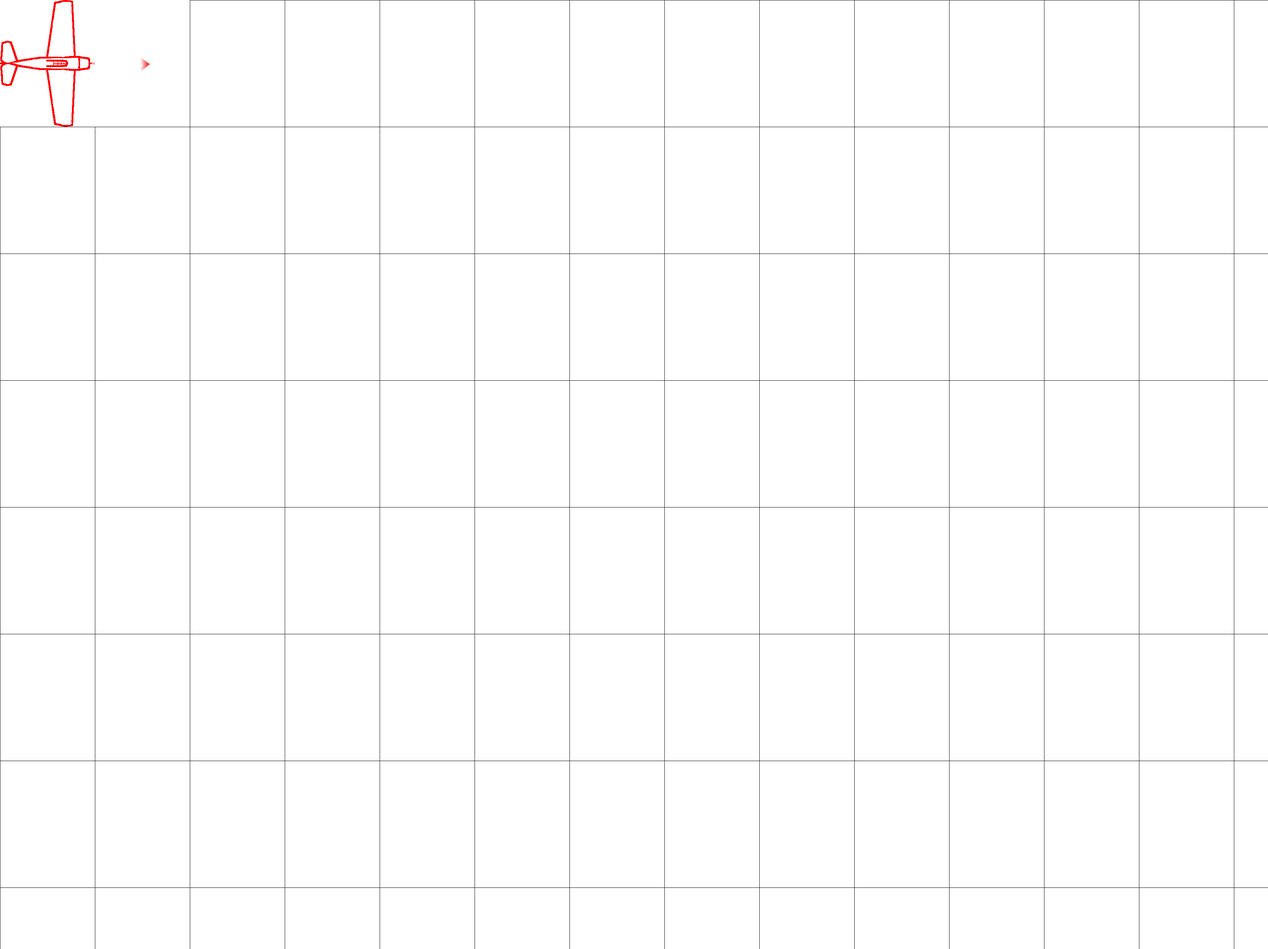
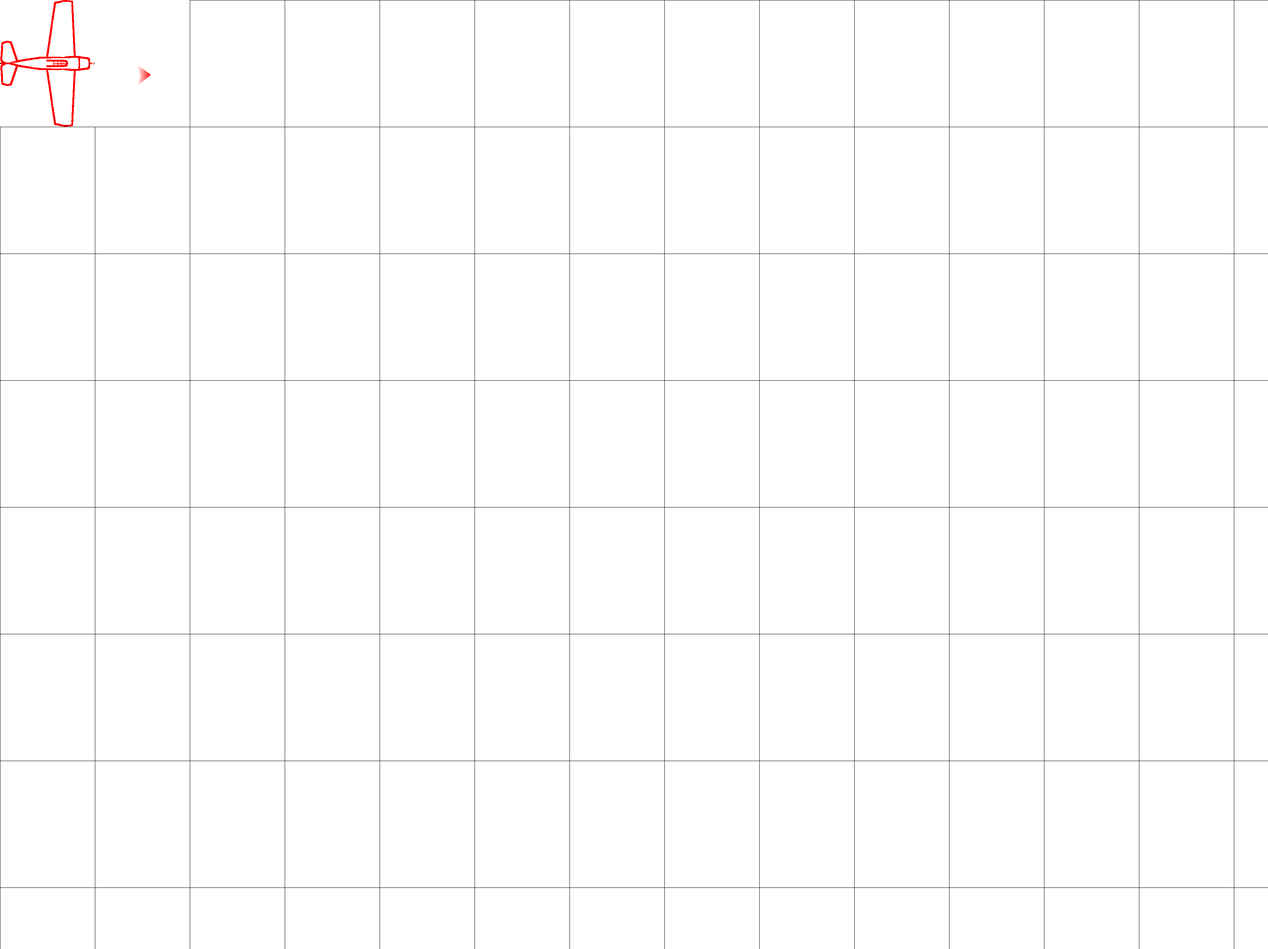
Two versions of the same layered image (1268×949). Layer-by-layer changes:
painted on "arrow.png" over [137, 57, 151, 86]
